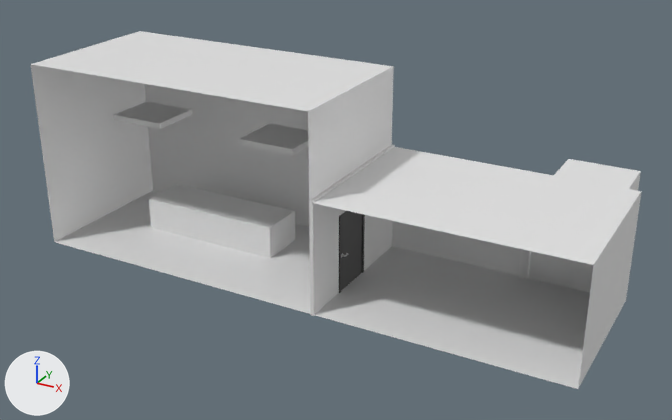
The FBX model Assets/Models/Environments/Level3/meeting room.fbx, before and after one commit.
Both versions are drawn from a camera (50 mm lens) standing at (8.48, -20.45, 11.81) and looking at (-3.03, 0.47, 1.35). The lights are fixed; the arrows at lower left show +X, +Y and +Z.

Objects in the first picture: 'door', 'frame', 'left door', 'light', 'light2', 'right door', 'room', 'table', 'wall'.
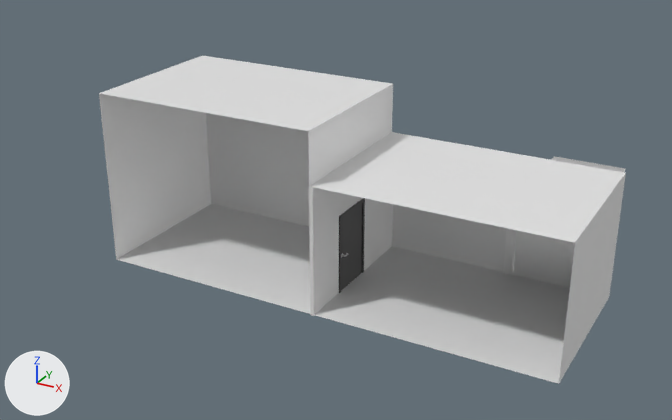
Where the change shows, as pixel boxes (x1, y1, x2, y2) in the pictures (672 x 420 px):
```json
{"object": "room", "change": "reshaped", "before": [31, 31, 642, 389], "after": [99, 55, 626, 384], "on screen": "14% narrower, 8% shorter"}
{"object": "table", "change": "deleted", "before": [149, 184, 295, 258]}
{"object": "light", "change": "deleted", "before": [239, 124, 309, 155]}
{"object": "light2", "change": "deleted", "before": [113, 101, 192, 129]}
{"part": 1, "of": "me_cube_005", "change": "cut back", "before": [309, 145, 395, 237], "after": [309, 132, 395, 237]}
```

Edits to the scene script, one JSON object a line:
```json
{"block": "me_cube_005", "where": "me_cube_005.from_pydata(...)  # 24 vertices, 20 faces; spans x -1.94..-1.84, y -2.84..1.7, z -0.03..3.1"}
{"block": "me_cube_005", "where": "# used by ob_wall; location = (0.0, 0.0, 0.0)"}
{"block": "me_cube_005", "where": "# verts and faces of me_cube_005; kept vertices keep their numbers, new ones are numbered from 24"}
{"block": "me_cube_005", "where": "# before: 1 (-1.84, -2.84, 3.1) at pixel (312, 201), 3 (-1.84, 1.7, 3.1) at pixel (394, 144), 5 (-1.94, -2.84, 3.1) at pixel (309, 200), 7 (-1.94, 1.7, 3.1) at pixel (391, 144), 10 (-1.84, -1.5, 3.1) at pixel (339, 182)"}
{"block": "me_cube_005", "where": "# before: 11 (-1.84, -0.19, 3.1) at pixel (363, 166), 14 (-1.94, -0.19, 3.1) at pixel (360, 165), 15 (-1.94, -1.5, 3.1) at pixel (336, 182)"}
{"block": "me_cube_005", "change": "me_cube_005 part 1"}
{"op": "add", "block": "me_cube_005", "code": "delete_faces([(1, 5, 15, 10), (3, 11, 14, 7), (10, 15, 14, 11)])"}
{"op": "add", "block": "me_cube_005", "code": "for i in [1, 3, 5, 7, 10, 11, 14, 15]: verts[i] += (0.0, 0.0, 0.36)"}
{"op": "add", "block": "me_cube_005", "code": "me_cube_005.materials.append(mat_material)  # white #e7e7e7"}
{"block": "me_cube", "where": "# used by ob_room; location = (0.0, 0.0, 0.0)"}
{"op": "remove", "block": "me_cube", "code": "me_cube.from_pydata(...)  # 86 vertices, 76 faces; spans x -10.6..4.9, y -2.8..5.2, z 0.0..5.3"}
{"op": "add", "block": "me_cube", "code": "me_cube.from_pydata(...)  # 86 vertices, 76 faces; spans x -8.3..4.4, y -2.8..5.2, z 0.0..4.8"}
{"block": "me_cube", "change": "me_cube part 2: 74 of 86 vertices moved; they spanned x -10.6..4.9, y -2.8..5.2, z 0.0..5.3 and now span x -8.3..4.4, y -2.8..5.2, z 0.0..4.8; mean shift (0.4, 0.0, 0.1); largest move (-10.6, 1.7, 5.3) -> (-8.3, 1.7, 4.8)"}
{"op": "remove", "block": "ob_table", "code": ["ob_table = bpy.data.objects.new('table', me_cube_001)", "ob_table.location = (0.0, 0.0, 0.0)"]}
{"op": "remove", "block": "ob_light", "code": ["ob_light = bpy.data.objects.new('light', me_cube_010)", "ob_light.location = (0.0, 0.0, 0.0)"]}
{"op": "remove", "block": "ob_light2", "code": ["ob_light2 = bpy.data.objects.new('light2', me_cube_012)", "ob_light2.location = (0.0, 0.0, 0.0)"]}
```
